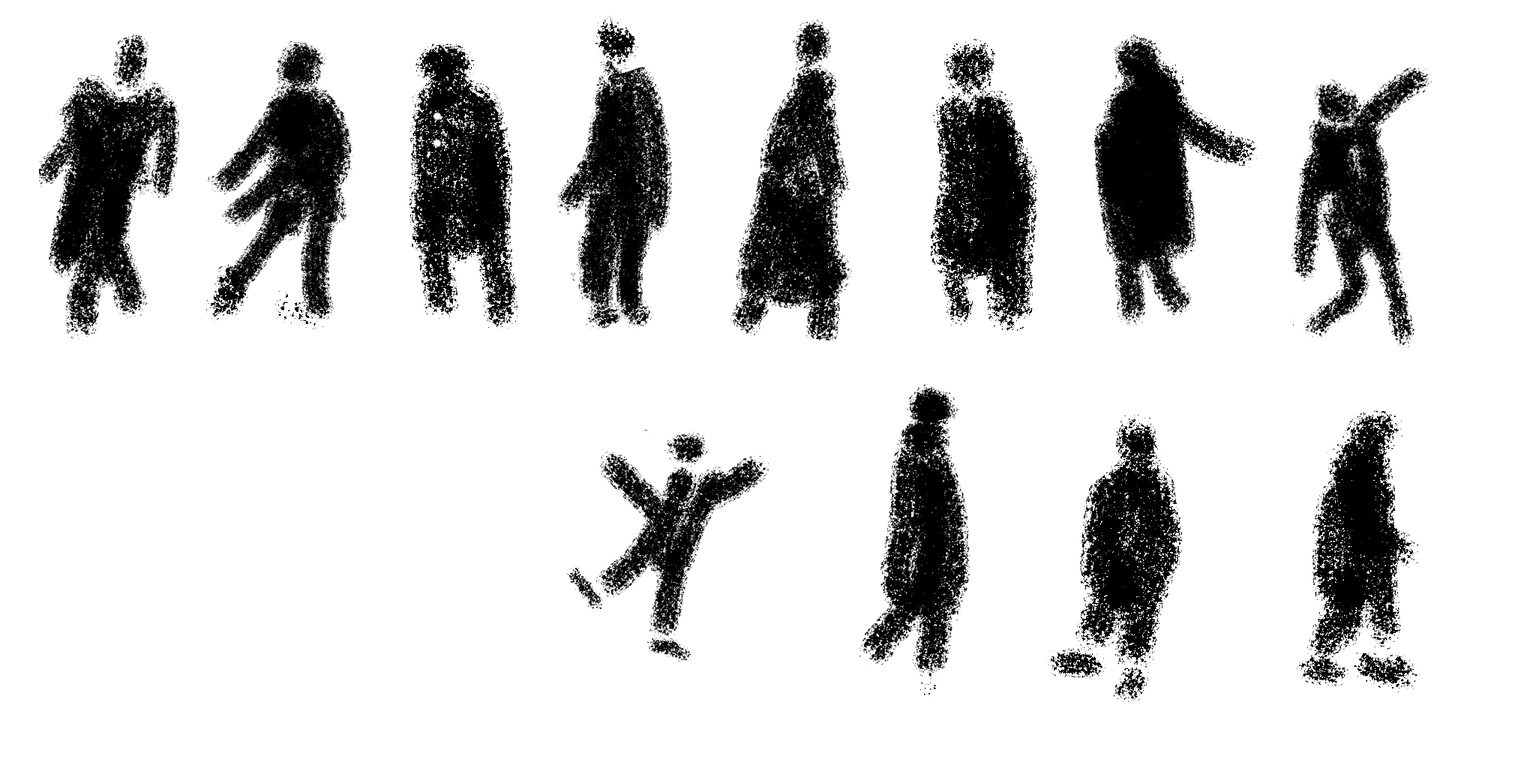
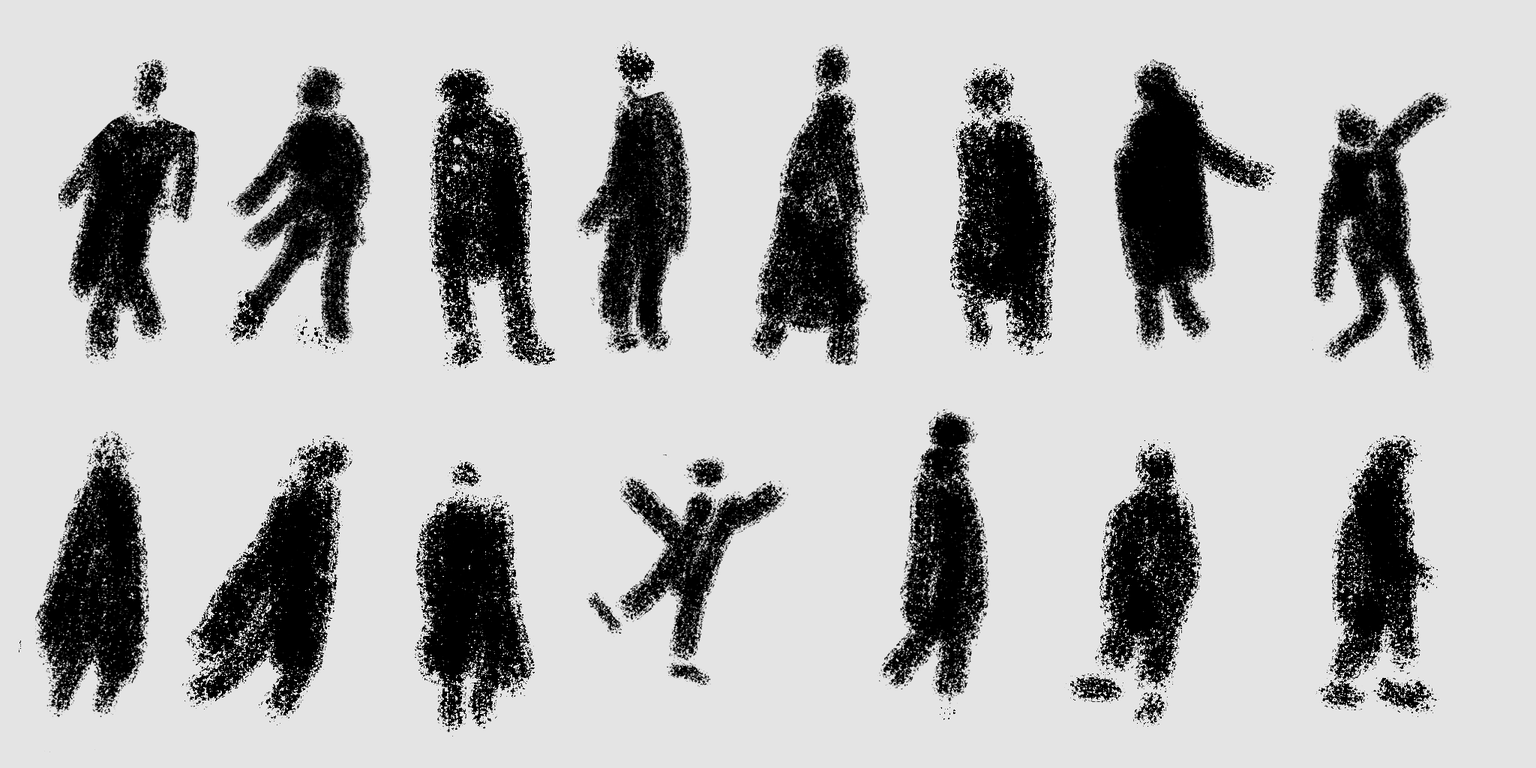
The second w=1536, h=768 image is a revision of the first. Changes to its layers:
painted on "Layer 1" over [17, 15, 1452, 753]
painted on "Background" over [0, 0, 1536, 768]
